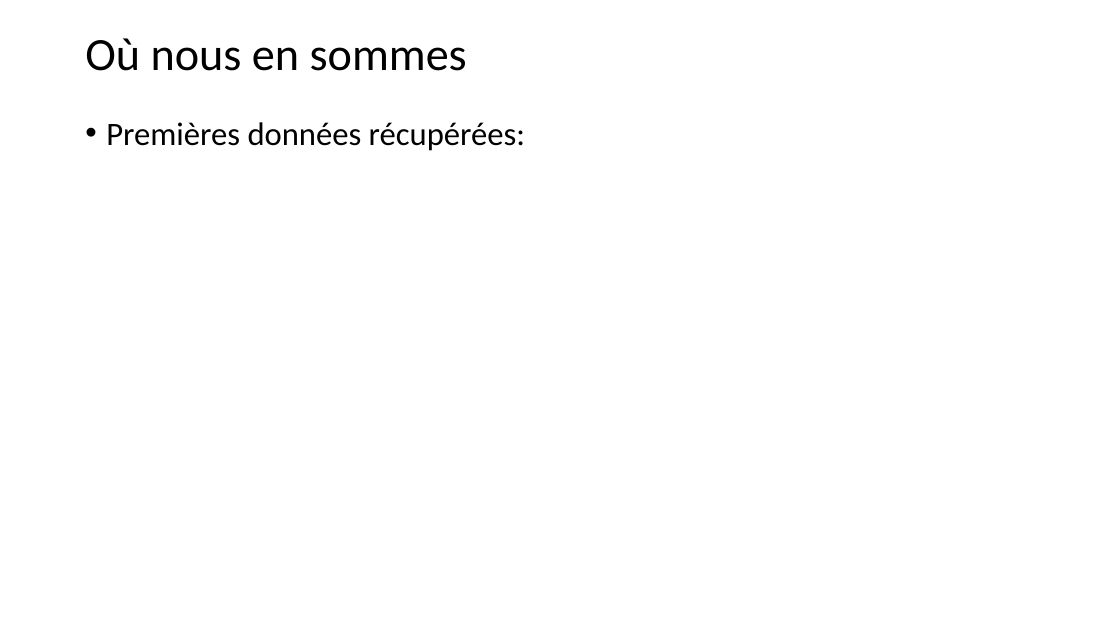
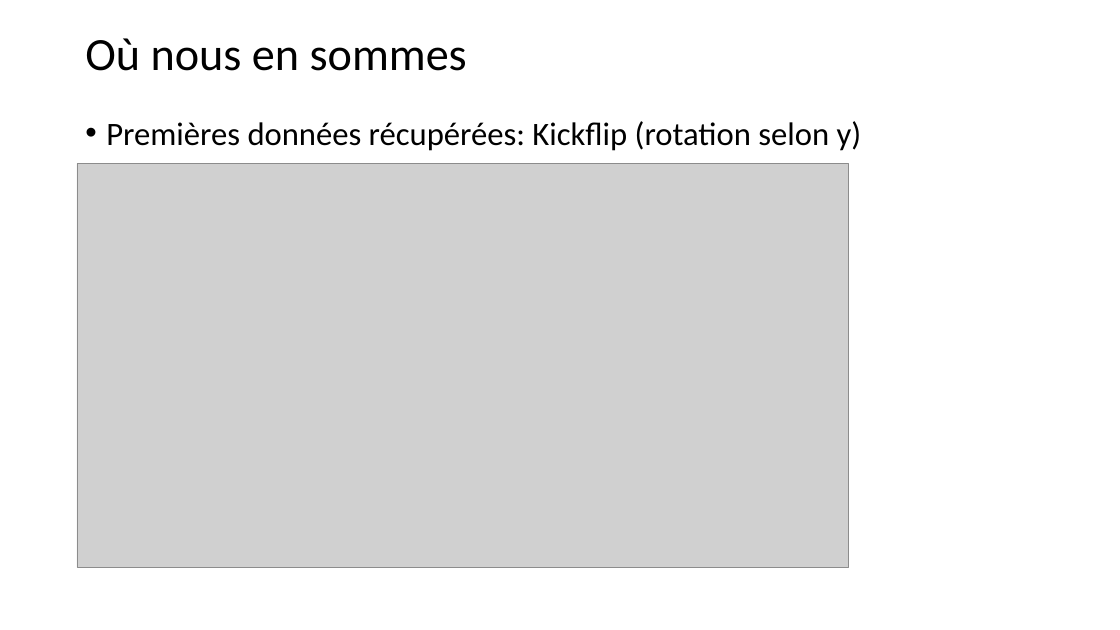
Before and after one commit to libcraps/SkateboardXXX3000, a slide deck: slide 12 of 00 - Documentation/presentation_eric/presentation_lancement_projet.pptx (slide 8 before the commit). Drawn at 1120x630 pixels with LibreOffice and Linux fonts; fonts in the diff are those of the drawing; grey boxes stand for pictures. Boxes give left, top, right and bottom in pixels: in the first picture for what was removed or moved away, otherwise in the second. Text is boxed around its words. In the diff, an @@ line names an element or a change of style, - is before the commit and + after.

```diff
--- a/00 - Documentation/presentation_eric/presentation_lancement_projet.pptx
+++ b/00 - Documentation/presentation_eric/presentation_lancement_projet.pptx
@@ text at (106, 121, 862, 151): text changed @@
-• Premières données récupérées:
+• Premières données récupérées: Kickflip (rotation selon y)
@@ picture added at (77, 164, 849, 568) @@
```
Also in this commit, not shown: 4 other slides changed, 7 slides added, 3 slides removed, 1 other file.
